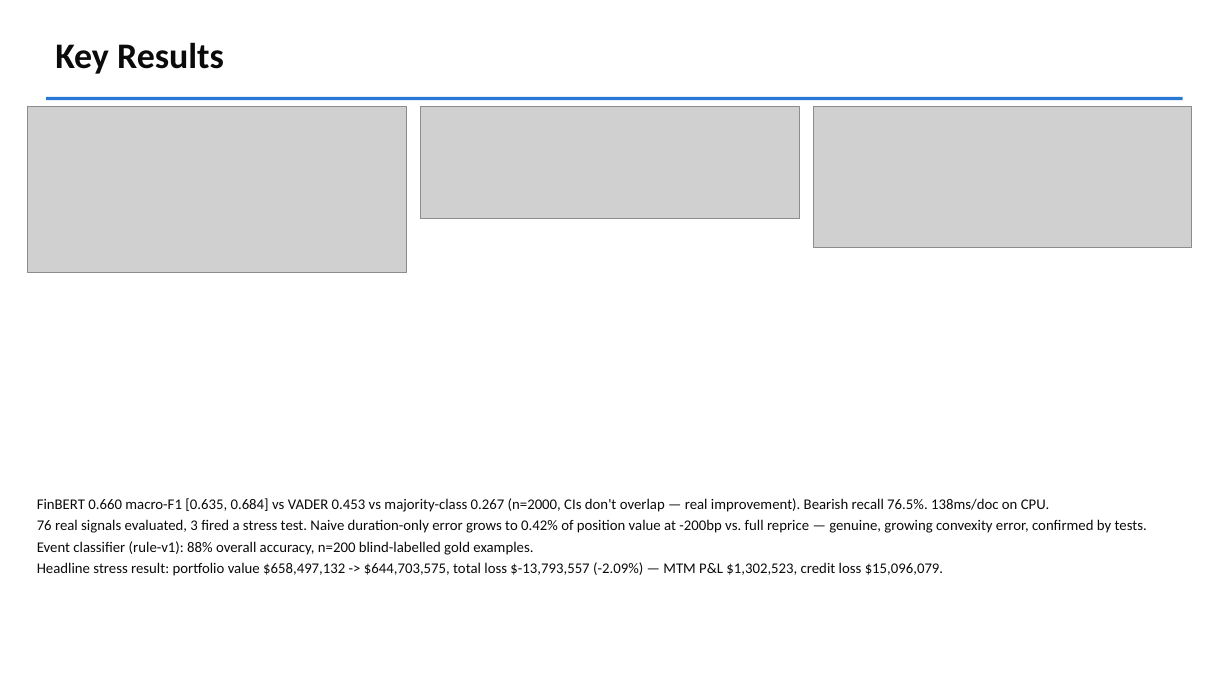
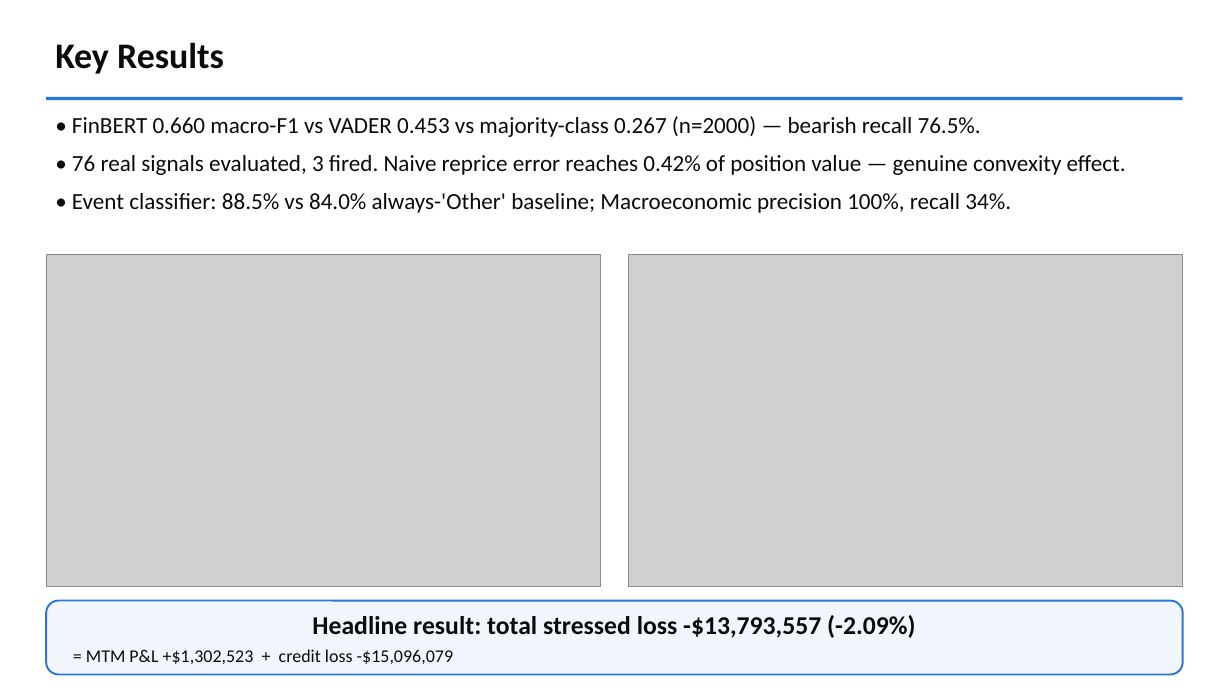
Before and after one commit to aadits1965/iitg-aadit-siroya-hackathon, a slide deck: slide 5 of docs/presentation.pptx. Drawn at 1232x693 pixels with LibreOffice and Linux fonts; fonts in the diff are those of the drawing; grey boxes stand for pictures. Boxes give left, top, right and bottom in pixels: in the first picture for what was removed or moved away, otherwise in the second. Text is boxed around its words. In the diff, an @@ line names an element or a change of style, - is before the commit and + after.

```diff
--- a/docs/presentation.pptx
+++ b/docs/presentation.pptx
@@ picture removed at box(28, 106, 407, 273) @@
@@ text added at box(72, 116, 1126, 213), 18 pt, text #0B0B0B @@
+• FinBERT 0.660 macro-F1 vs VADER 0.453 vs majority-class 0.267 (n=2000) — bearish recall 76.5%.
+• 76 real signals evaluated, 3 fired. Naive reprice error reaches 0.42% of position value — genuine convexity effect.
+• Event classifier: 88.5% vs 84.0% always-'Other' baseline; Macroeconomic precision 100%, recall 34%.
@@ picture removed at box(421, 106, 799, 219) @@
@@ picture removed at box(813, 106, 1192, 248) @@
@@ picture added at box(46, 254, 601, 587) @@
@@ picture added at box(628, 254, 1183, 587) @@
@@ rounded rectangle "Headline result: total stressed loss ...": place and size @@
-rounded rectangle "Headline result: total stressed loss ..." at box(37, 498, 1147, 576)
+rounded rectangle "Headline result: total stressed loss ..." at box(46, 601, 1183, 675)
@@ rounded rectangle "Headline result: total stressed loss ..." at box(46, 601, 1183, 675): vertical alignment top to middle; fill none to #F2F6FC; outline none to #2A78D6 1.5 pt @@
@@ text in rounded rectangle at box(86, 615, 915, 664): text changed; size 11.5 to 20 pt; bold on @@
-FinBERT 0.660 macro-F1 [0.635, 0.684] vs VADER 0.453 vs majority-class 0.267 (n=2000, CIs don't overlap — real improvement). Bearish recall 76.5%. 138ms/doc on CPU.
-76 real signals evaluated, 3 fired a stress test. Naive duration-only error grows to 0.42% of position value at -200bp vs. full reprice — genuine, growing convexity error, confirmed by tests.
-Event classifier (rule-v1): 88% overall accuracy, n=200 blind-labelled gold examples.
-Headline stress result: portfolio value $658,497,132 -> $644,703,575, total loss $-13,793,557 (-2.09%) — MTM P&L $1,302,523, credit loss $15,096,079.
+Headline result: total stressed loss -$13,793,557 (-2.09%)
+= MTM P&L +$1,302,523 + credit loss -$15,096,079
```
Also in this commit, not shown: 5 other slides changed, 6 other files.
